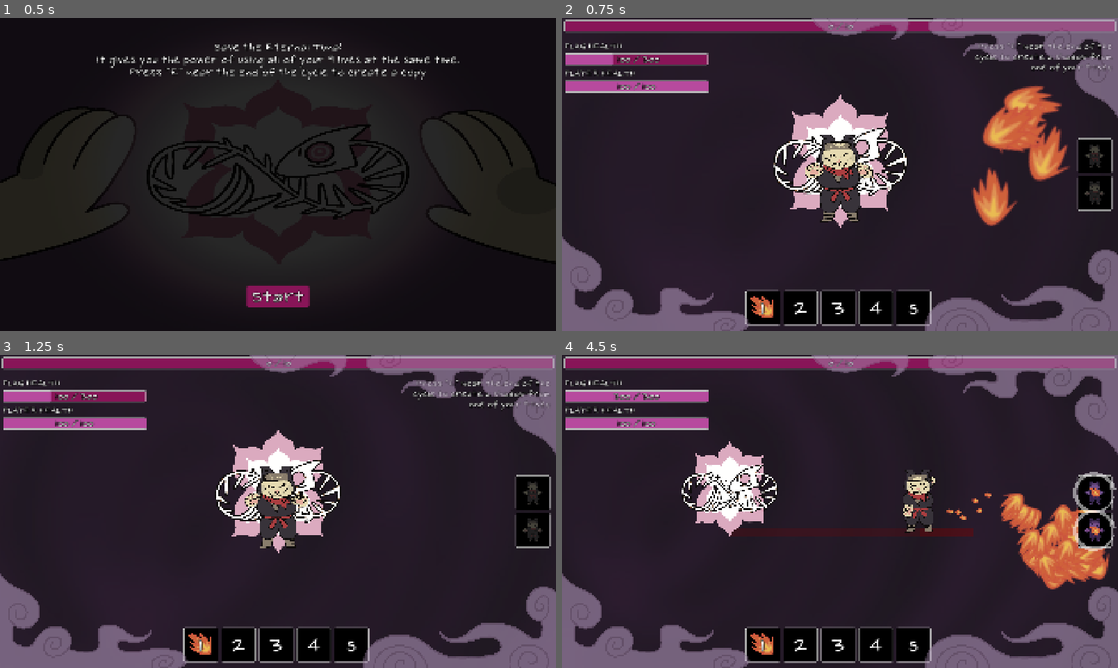
Above: before the commit, frames 1-4 (two rows, left to right).
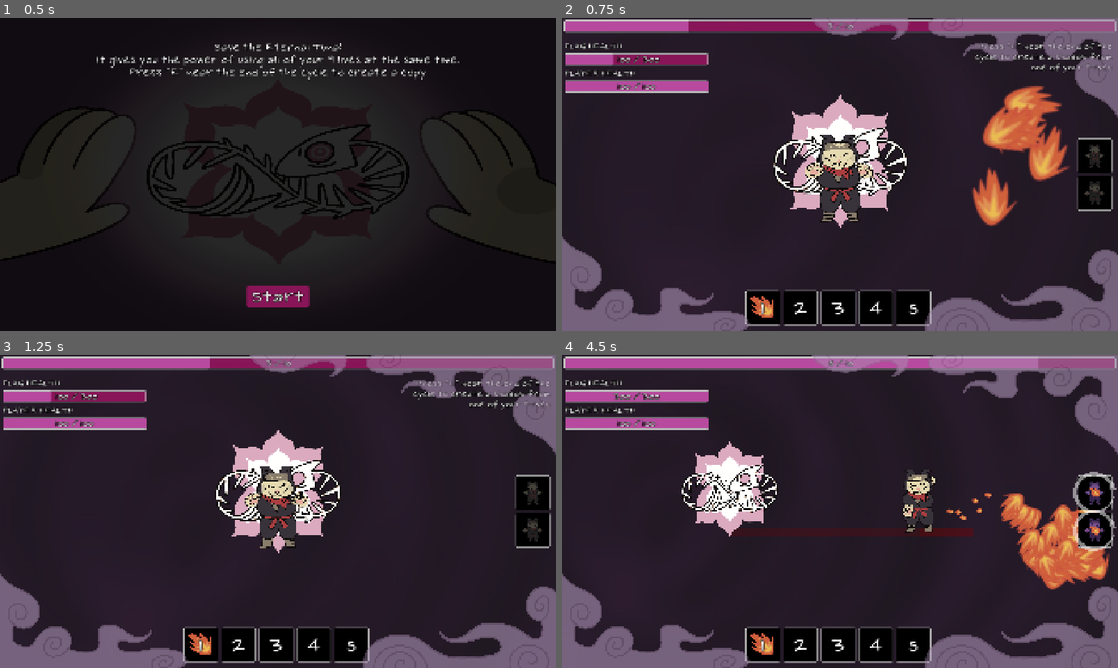
Above: after the commit, the same moments.

Repository: duckenclaw/gmtk2025
Game: Godot game, scene res://src/main_menu.tscn
Two runs of this game, one before a commit and one after it. Both use one fixed random seed, a clock stepped at 60 frames per second and the inputs below.
Inputs (mouse positions are in pixels of both pictures, inside the frame that each line leads up to):
- Up to frame 1 (0.5 s): no input
- Up to frame 2 (0.75 s): click "Start" at 0.5 s
- Up to frame 3 (1.25 s): no input
- Up to frame 4 (4.5 s): tap E (record) at 1.25, 1.55, 2, 2.75, 3.05, 3.5 s; move the mouse to (962, 495) at 1.27 s; press the mouse at (962, 495) at 1.28 s; hold Right (ui_right) 1.28-2 s; release the mouse at (962, 495) at 2 s; drag from (728, 527) to (1012, 502) at 2.02 s; move the mouse to (895, 442) at 2.77 s; press the mouse at (895, 442) at 2.78 s; hold Right (ui_right) 2.78-3.5 s; release the mouse at (895, 442) at 3.5 s; drag from (812, 574) to (745, 486) at 3.52 s; move the mouse to (1006, 558) at 4.27 s; press the mouse at (1006, 558) at 4.28 s; hold Left (ui_left) from 4.28 s (still down)

Frame 1 is identical in both runs. In frame 2, 0.9% of the frame differs, in the area x 0-49%, y 0-5%; in frame 3, 1.4%; in frame 4, 2.9%, in the area x 0-86%, y 0-51%.

Commit message:
small visual fixes

Diff:
--- a/src/game/state.gd
+++ b/src/game/state.gd
@@ -45,7 +45,7 @@
 
 func _process(delta: float) -> void:
 	# FOR DEBUG!!
-	#exp += delta * 2.0
+	exp += delta * 3.0
 	pass
 
 func start_loop():
--- a/src/player/player.gd
+++ b/src/player/player.gd
@@ -93,7 +93,6 @@
 func _process(delta: float) -> void:
 	if is_recording and not is_copy:
 		Ref.recorder.display_path(position_history, Color.WEB_MAROON, "player")
-	update_visuals()
 
 func _physics_process(delta: float) -> void:
 	if is_dead:
@@ -133,6 +132,9 @@
 	if command is CommandMove:
 		velocity += command.direction * command.delta * player_config.speed * 2.0
 		position += command.direction * command.delta * player_config.speed
+
+	if command is CommandMouse or command is CommandMouseReleased:
+		update_visuals(command.mouse_position)
 
 func take_damage(damage: float):
 	if Time.get_ticks_msec() / 1000.0 - invinsibility_start < player_config.invinsibility_time:
@@ -208,8 +210,8 @@
 func set_shadow_colors():
 	pass
 
-func update_visuals():
-	var mouse_direction: Vector2 = (get_global_mouse_position() - hands_top_front.global_position).normalized()
+func update_visuals(mouse_position: Vector2):
+	var mouse_direction: Vector2 = (mouse_position - hands_top_front.global_position).normalized()
 
 	hands_bottom_back.rotation = mouse_direction.angle() + PI / 2
 	hands_top_back.rotation = mouse_direction.angle() + PI / 2
--- a/src/ui/copy/copy_button.gd
+++ b/src/ui/copy/copy_button.gd
@@ -4,8 +4,8 @@
 const AIR_BIG = preload("uid://crsjay82i3ldi")
 const FIRE_BIG = preload("uid://chby0tlyn6ij0")
 const ROCK_BIG = preload("uid://c1x4td4yx8npc")
-const SNAKE_BIG = preload("uid://dxc2ckt53loo0")
 const WATER_BIG = preload("uid://dhx4fp48nt5ty")
+const DARK_BIG = preload("uid://xwiulgb2olth")
 
 signal clicked
 
@@ -50,7 +50,7 @@
 		0:
 			return FIRE_BIG
 		1:
-			return SNAKE_BIG
+			return DARK_BIG
 		2:
 			return AIR_BIG
 		3:
